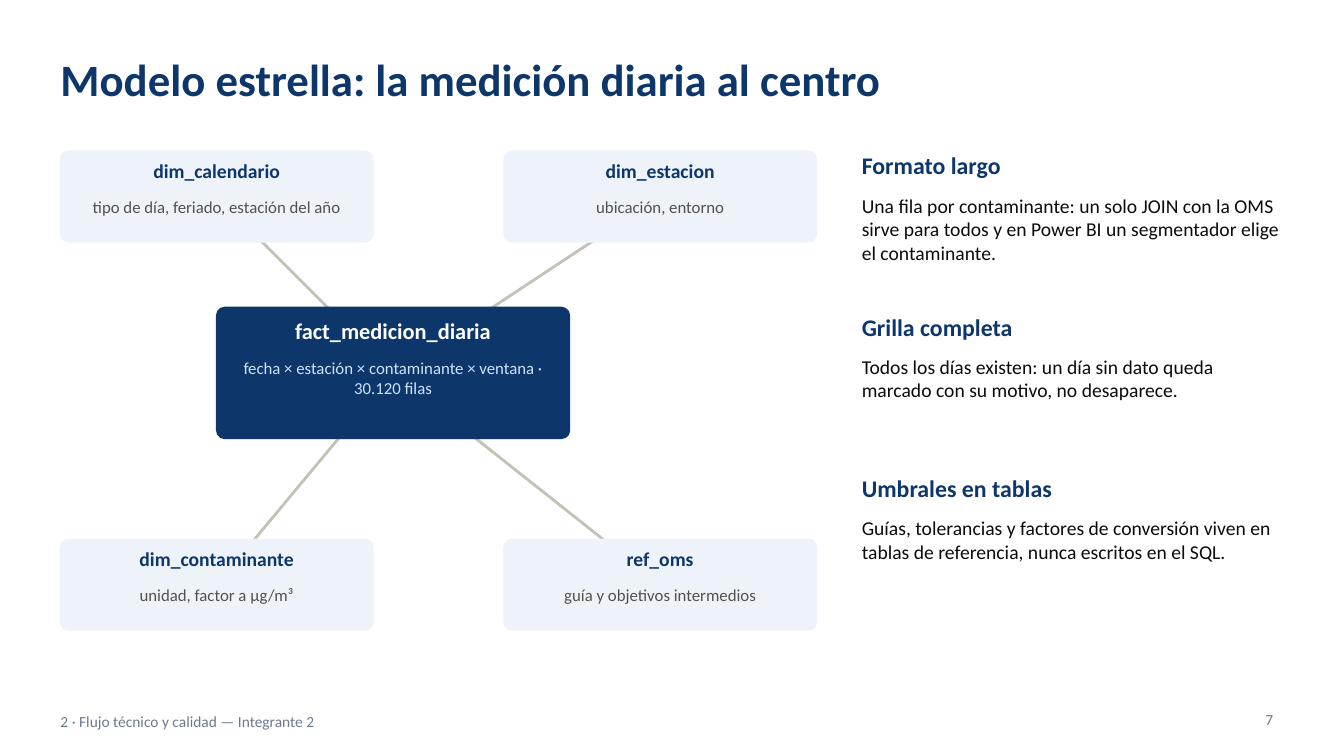
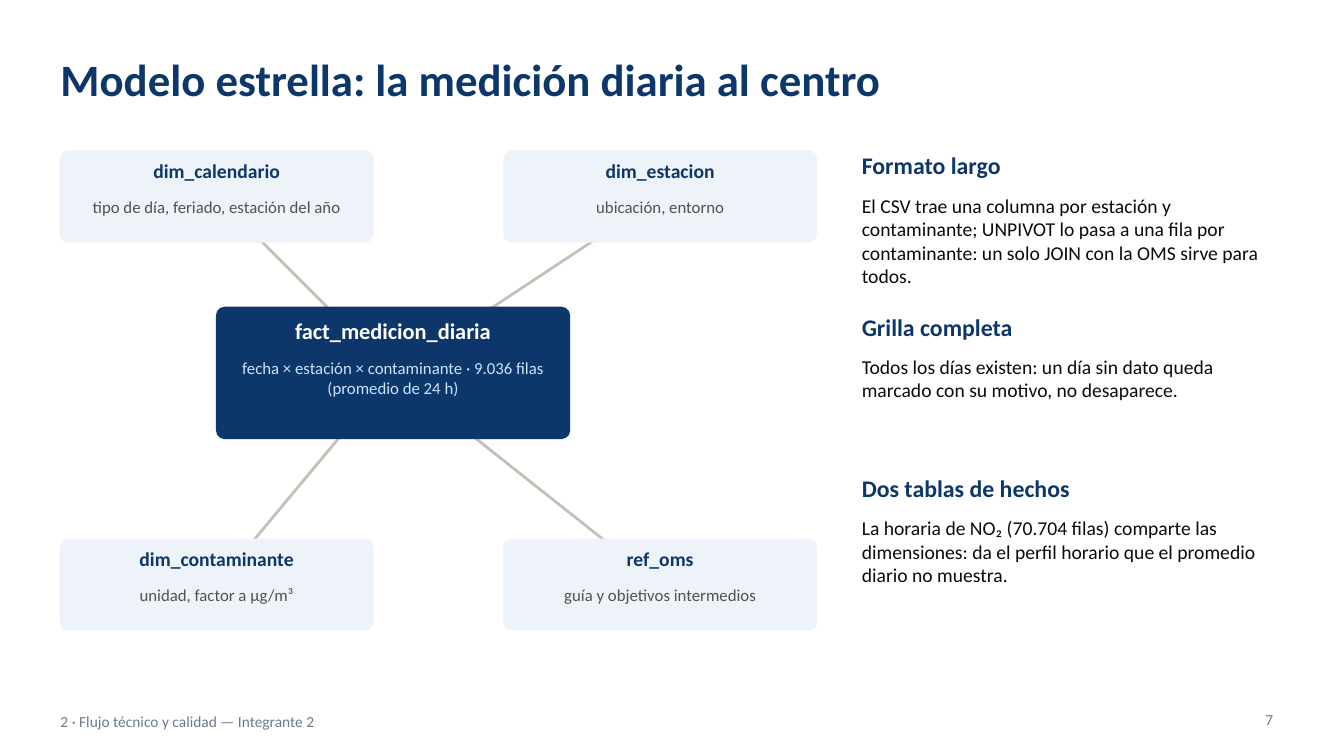
Before and after one commit to ezequielmaranda/nox-ciudad, a slide deck: slide 7 of presentacion/presentacion_tp_aire_oms.pptx. Drawn at 1344x756 pixels with LibreOffice and Linux fonts; fonts in the diff are those of the drawing. Boxes give left, top, right and bottom in pixels: in the first picture for what was removed or moved away, otherwise in the second. Text is boxed around its words. In the diff, an @@ line names an element or a change of style, - is before the commit and + after.

```diff
--- a/presentacion/presentacion_tp_aire_oms.pptx
+++ b/presentacion/presentacion_tp_aire_oms.pptx
@@ text at [862, 199, 1258, 283]: text changed @@
-Una fila por contaminante: un solo JOIN con la OMS sirve para todos y en Power BI un segmentador elige el contaminante.
+El CSV trae una columna por estación y contaminante; UNPIVOT lo pasa a una fila por contaminante: un solo JOIN con la OMS sirve para todos.
@@ text at [242, 362, 543, 397]: text changed @@
-fecha × estación × contaminante × ventana · 30.120 filas
+fecha × estación × contaminante · 9.036 filas (promedio de 24 h)
@@ text at [862, 480, 1070, 497]: text changed @@
-Umbrales en tablas
+Dos tablas de hechos
@@ text at [862, 521, 1255, 582]: text changed @@
-Guías, tolerancias y factores de conversión viven en tablas de referencia, nunca escritos en el SQL.
+La horaria de NO₂ (70.704 filas) comparte las dimensiones: da el perfil horario que el promedio diario no muestra.
```
Also in this commit, not shown: 13 other slides changed, 2 slides added, 1 other file.
